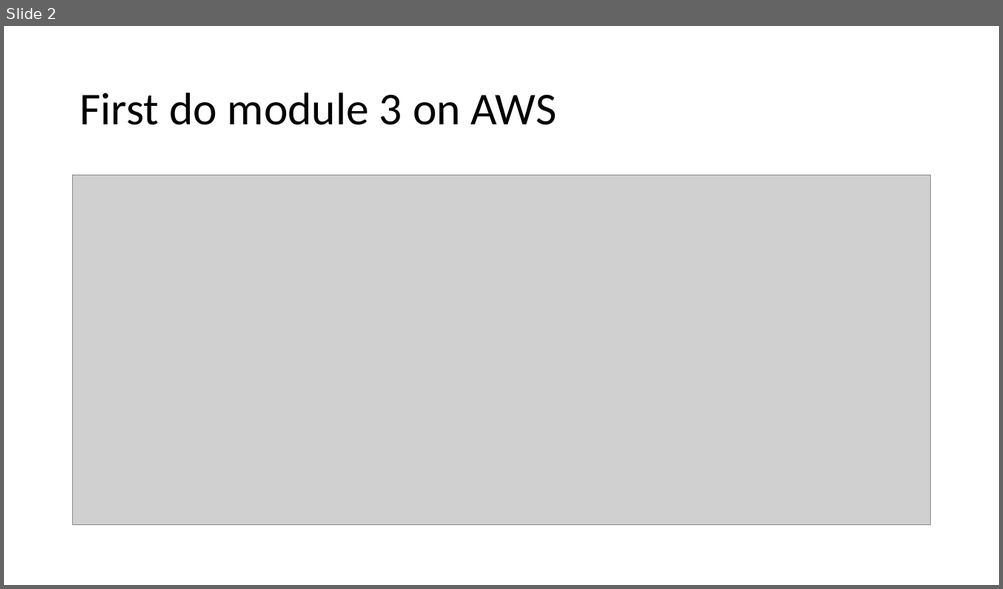
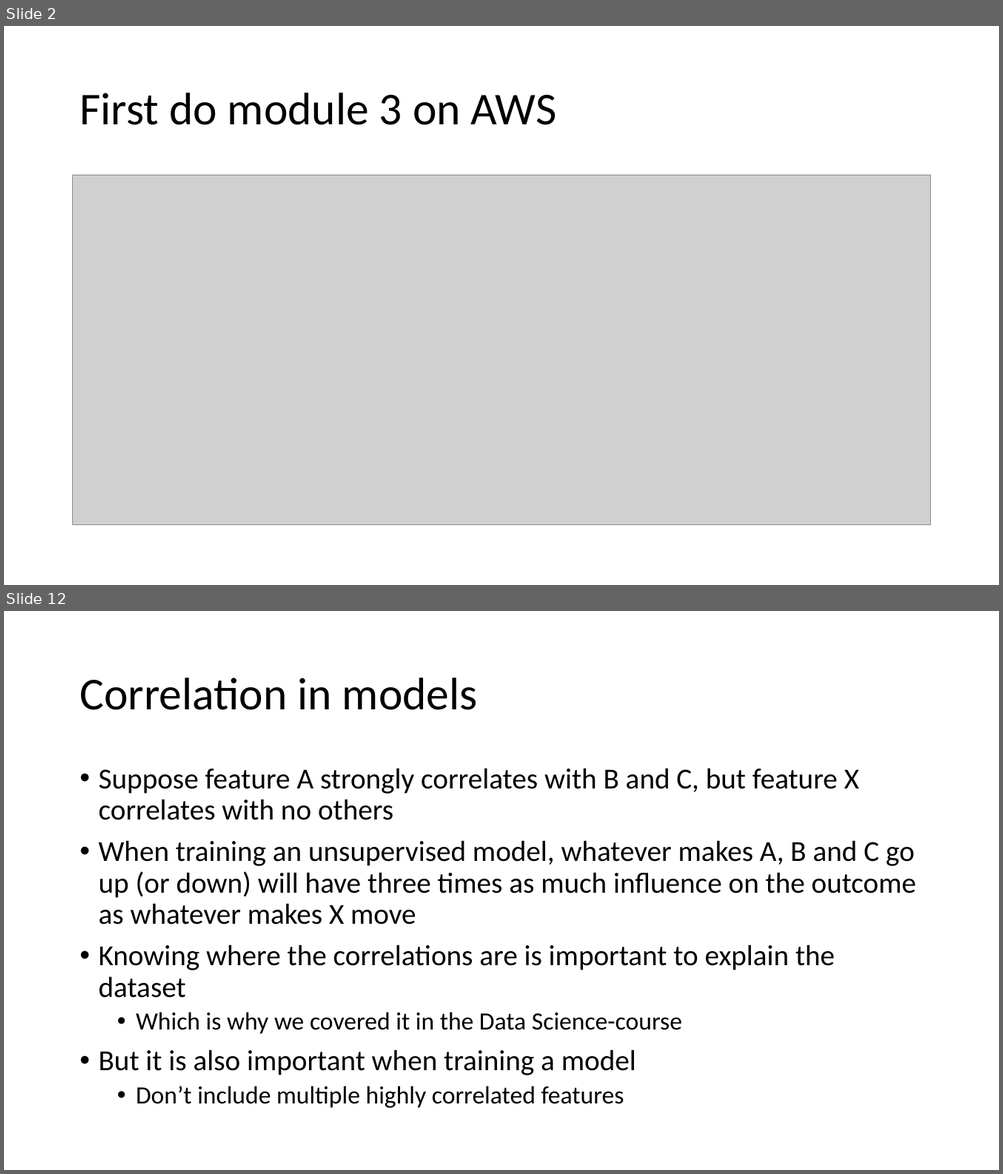
Before and after one commit to mjochen/CloudAI, a slide deck: PPT/3 - Implementing a pipeline.pptx. Shown one above the other, each under a label of ours: slide 2 before the commit, slides 2 and 12 after it; the slides between them are not shown. The pictures are 1003x589 and 1003x1174 pixels, drawn with LibreOffice and Linux fonts; fonts in the diff are those of the drawing; grey boxes stand for pictures. Boxes give left, top, right and bottom in pixels: in the first picture for what was removed or moved away, otherwise in the second. Text is boxed around its words. In the diff, an @@ line names an element or a change of style, - is before the commit and + after.

```diff
--- a/PPT/3 - Implementing a pipeline.pptx
+++ b/PPT/3 - Implementing a pipeline.pptx
@@ slide 12 added at <box>4,611,999,1170</box>, background #FFFFFF @@
@@ title added at <box>79,678,478,710</box>, 44 pt, text #000000 @@
+Correlation in models
@@ text added at <box>99,768,916,1108</box>, 28 pt, text #000000 @@
+• Suppose feature A strongly correlates with B and C, but feature X correlates with no others
+• When training an unsupervised model, whatever makes A, B and C go up (or down) will have three times as much influence on the outcome as whatever makes X move
+• Knowing where the correlations are is important to explain the dataset
+  • Which is why we covered it in the Data Science-course
+• But it is also important when training a model
+  • Don’t include multiple highly correlated features
```
Also in this commit, not shown: 2 slides changed, 12 other slides added, 1 slide removed, 24 other files.
